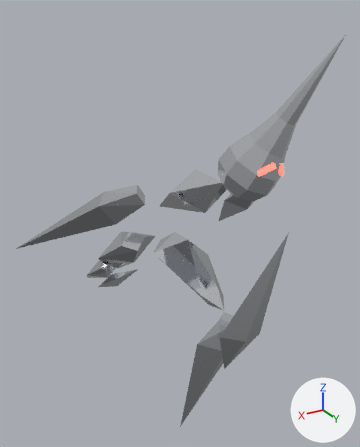
Before and after pictures for a commit that changed the Blender file art/mercury.blend.
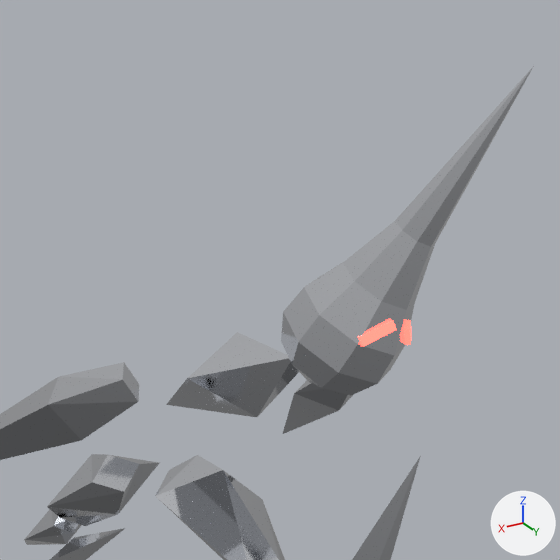
Each version appears first whole from a 50 mm camera at (1.23, 2.565, 1.988) aimed at (-0.303, 0.011, 0.711), and next in a close-up on the part from 21% to 100% of the width and 0% to 64% of the height. The lights are fixed; the arrows at lower right show +X, +Y and +Z. The first two pictures are the older version. Both versions are drawn at frame 22 of the action 'land_L_head'; the numbers are the values there.

In view in the first close-up: 'arm_L', 'arm_R', 'chest', 'head', 'shin_L', 'shin_R', 'thigh_L', 'thigh_R' and 2 more.
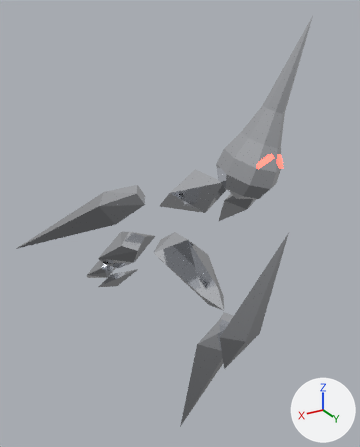
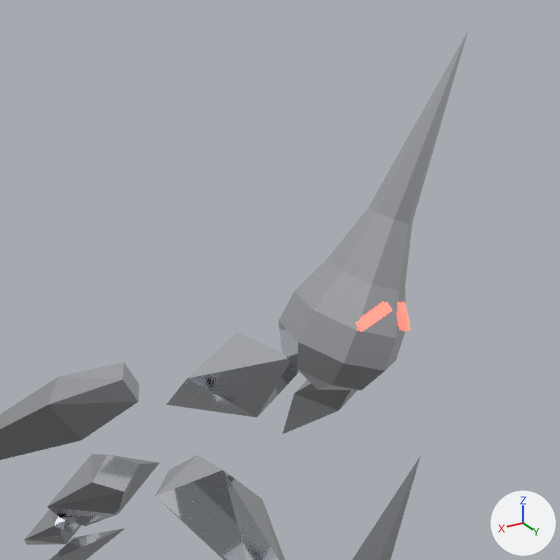
Pixel boxes (x1, y1, x2, y2) of what changed, in the close-ups (560 x 560 px):
```json
{"object": "head", "change": "turned", "before": [281, 66, 534, 395], "after": [278, 31, 468, 390]}
{"object": "eye_R", "change": "turned", "before": [358, 320, 397, 347], "after": [356, 302, 392, 332]}
{"object": "eye_L", "change": "turned", "before": [403, 320, 412, 345], "after": [399, 302, 410, 331]}
```

Scene script edits in JSON lines:
```json
{"op": "set", "path": "ob_head.rotation_euler", "old": "(1.222, 0.0, 0.0)", "new": "(1.466, 0.0, 0.0)", "note": "degrees (70, 0, 0) -> degrees (84, 0, 0)"}
```
